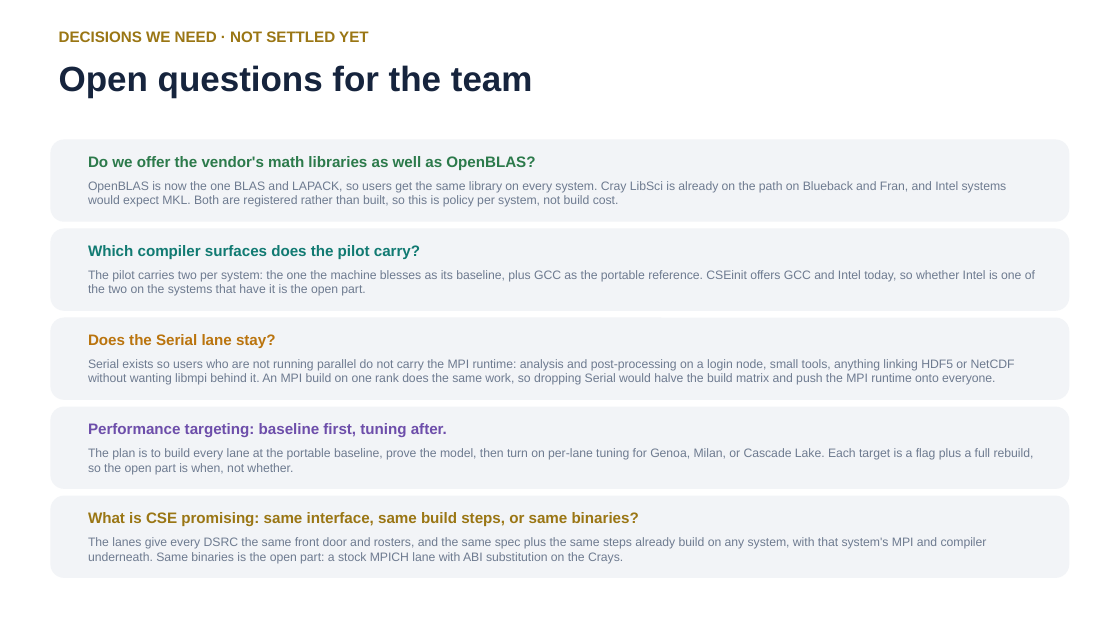
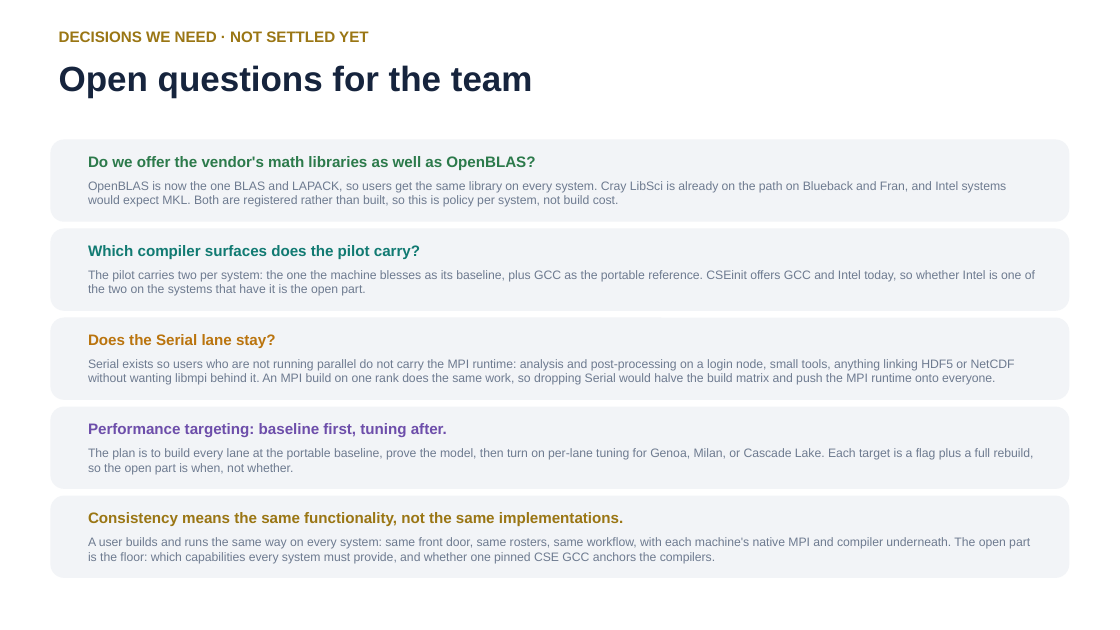
Before and after one commit to ray12514/stack-planning, a slide deck: slide 10 of presentations/cse_lanes_model.pptx. Drawn at 1120x630 pixels with LibreOffice and Linux fonts; fonts in the diff are those of the drawing. Boxes give left, top, right and bottom in pixels: in the first picture for what was removed or moved away, otherwise in the second. Text is boxed around its words. In the diff, an @@ line names an element or a change of style, - is before the commit and + after.

Commit message:
Consistency is functional, for end users; binaries out of scope
The lanes serve end users who build and run their own code. App managers
were never the lane audience: they have the catalog and expose their own
software as they choose. For the lane user, consistency means the same
functionality reached the same way on every system: front door, rosters,
workflow, capabilities. What sits underneath is a platform fact the
promise deliberately does not extend to.

Binary consistency leaves the table: no user need identified, so the
MPICH-ABI route demotes to a recorded mechanism, tried only if a need
appears. The proving list reorders around the functionality promise: the
pinned CSE GCC lane first, then the capability floor across the four
systems, then OpenMPI over CXI as the fallback. The deck question now
states the position and leaves the floor open.

```diff
--- a/presentations/cse_lanes_model.pptx
+++ b/presentations/cse_lanes_model.pptx
@@ text at bbox=[88, 537, 1030, 564]: text changed @@
-The lanes give every DSRC the same front door and rosters, and the same spec plus the same steps already build on any system, with that system's MPI and compiler underneath. Same binaries is the open part: a stock MPICH lane with ABI substitution on the Crays.
+A user builds and runs the same way on every system: same front door, same rosters, same workflow, with each machine's native MPI and compiler underneath. The open part is the floor: which capabilities every system must provide, and whether one pinned CSE GCC anchors the compilers.
@@ text at bbox=[88, 512, 623, 526]: text changed @@
-What is CSE promising: same interface, same build steps, or same binaries?
+Consistency means the same functionality, not the same implementations.
```
Also in this commit, not shown: 2 other files.
